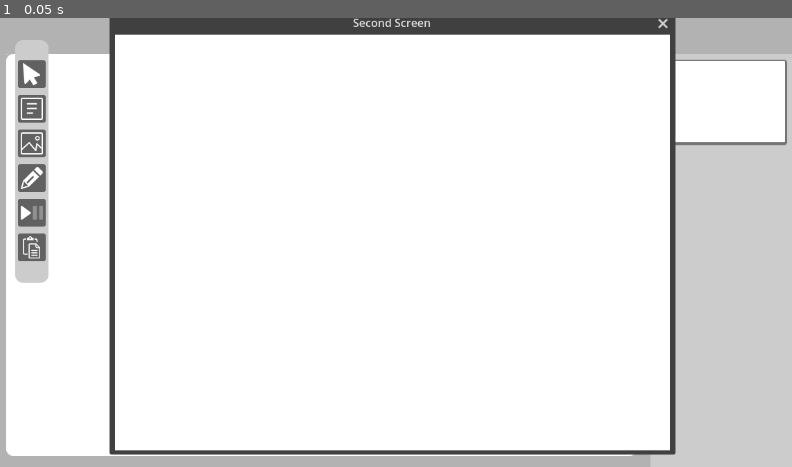
Above: before the commit, frame 1.
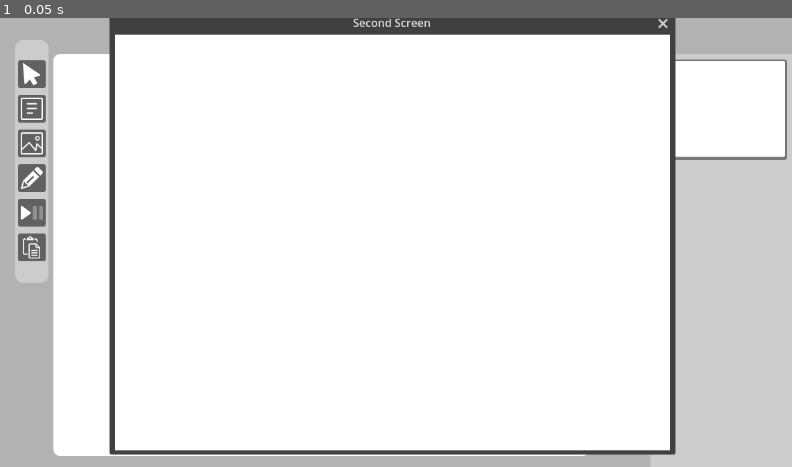
Above: after the commit, the same moment.

Repository: jmb462/GodotWhiteBoard
Game: Godot game, scene res://Main.tscn
Same seed, same stepped clock (60 frames per second), same inputs: the game is played once before the commit and once after it. The engine's default icon, where the game draws it, is replaced by a stand-in: a white triangle on a blue panel in a dark square.
Inputs:
- Up to frame 1 (0.05 s): no input

The runs differ from the first frame. In frame 1, 3.8% of the frame differs, in the area x 0-100%, y 8-98%.

Commit message:
Use saved preview on loading

Diff:
--- a/AnimatedList/AnimatedList.gd
+++ b/AnimatedList/AnimatedList.gd
@@ -44,8 +44,8 @@
 func create_item(p_index : int, p_texture : Texture2D = null, p_animated : bool = true) -> AnimatedItem:
 	var item : AnimatedItem = packed_item.instantiate()
 	item_container.add_child(item)
-	item.set_preview_scale(preview_scale)
 	if is_instance_valid(p_texture):
+		item.set_preview_scale(float(item_max_size_horizontal) / float(p_texture.get_size().x))
 		item.set_item_texture(p_texture)
 	item.position = get_item_position(p_index)
 	items.insert(p_index, item)
@@ -55,6 +55,10 @@
 		items[i].set_indexes(i)
 	autosize()
 	return item
+
+func set_item_texture(index : int, p_texture : Texture2D) -> void:
+	items[index].set_preview_scale(float(item_max_size_horizontal) / float(p_texture.get_size().x))
+	items[index].set_item_texture(p_texture)
 
 func autosize() -> void:
 	if items.size() == 0:
@@ -243,8 +247,8 @@
 				tween.set_ease(Tween.EASE_IN_OUT).set_trans(Tween.TRANS_EXPO)
 			tween.tween_property(p_item, "modulate:a", 1.0, animation_delay).from(0.0)
 			tween.parallel().tween_property(p_item, "scale", Vector2.ONE, animation_delay).from(Vector2(0.1,0.1))
-		if item_pos != expected_pos:
-			tween.parallel().set_ease(Tween.EASE_OUT).tween_property(items[i], "position:y", expected_pos.y, animation_delay)
+			if item_pos != expected_pos:
+				tween.parallel().set_ease(Tween.EASE_OUT).tween_property(items[i], "position:y", expected_pos.y, animation_delay)
 
 	if is_instance_valid(tween):
 		await tween.finished
--- a/Board/Board.gd
+++ b/Board/Board.gd
@@ -27,8 +27,6 @@
 
 func _ready() -> void:
 	connect_gui_input(_on_board_gui_input)
-	await get_tree().process_frame
-	whiteboard.size = size
 	emit_signal("board_created")
 	if uid == 0:
 		uid = ResourceUID.create_id()
@@ -36,7 +34,6 @@
 func _process(_delta : float) -> void:
 	if board_mode == G.BOARD_MODE.SELECT:
 		if not Input.is_action_pressed("selection_button"):
-			print("end selection by process")
 			end_select()
 
 func activate() -> void:
@@ -90,7 +87,6 @@
 				check_selected_widgets()
 
 func adapt_size(p_size : Vector2) -> void:
-	print("adpat resized")
 	size = p_size
 	viewport.size = p_size
 
@@ -128,7 +124,6 @@
 
 func ungroup() -> void:
 	for widget : Widget in temp_group.container.get_children():
-		print(widget)
 		widget.pin_marker(G.MARKER.TOP_LEFT)
 		var global_rotation : float = widget.get_global_transform().get_rotation()
 		set_child(widget)
@@ -313,7 +308,6 @@
 	emit_signal("widgets_count_modified", whiteboard.get_child_count() - 1)
 
 func _on_widget_changed() -> void:
-	print('board changed')
 	is_modified = true
 
 func get_container_rect(p_widgets : Array[Widget]) -> Rect2:
@@ -358,7 +352,6 @@
 		else:
 			print("Cannot restore a base widget")
 
-
 ## Returns an image of the board
 func get_thumbnail() -> Image:
 	var image : Image = viewport.get_texture().get_image()
--- a/Board/Board.tscn
+++ b/Board/Board.tscn
@@ -26,8 +26,6 @@
 anchors_preset = 15
 anchor_right = 1.0
 anchor_bottom = 1.0
-offset_right = 128.0
-offset_bottom = -32.0
 grow_horizontal = 2
 grow_vertical = 2
 size_flags_horizontal = 3
--- a/Document/Document.gd
+++ b/Document/Document.gd
@@ -39,3 +39,14 @@
 	if resource_path.begins_with("user://"):
 		return resource_path.get_base_dir()
 	return "user://Documents/%s/" % uid
+
+func get_preview_path(p_index : int) -> String:
+	if p_index >= boards.size():
+		return ""
+	return get_document_path() + '/' +str(boards[p_index].uid) + '_thumbnail.jpg'
+
+func is_empty() -> bool:
+	if boards.size() == 1:
+		if boards[0].widgets.size() == 0:
+			return true
+	return false
--- a/DocumentManager/DocumentTree/DocumentTree.tscn
+++ b/DocumentManager/DocumentTree/DocumentTree.tscn
@@ -10,6 +10,7 @@
 grow_horizontal = 2
 grow_vertical = 2
 size_flags_vertical = 3
+allow_reselect = true
 hide_root = true
 select_mode = 1
 script = ExtResource("1_eikl3")
--- a/MainBoard/MainBoard.gd
+++ b/MainBoard/MainBoard.gd
@@ -2,7 +2,7 @@
 
 ## Emitted when board is created or deleted or when current board changed.
 signal boards_changed(current_board : int, total_boards : int)
-
+signal saved
 ## Array of Board
 var boards : Array[Board] = []
 
@@ -39,11 +39,14 @@
 @onready var packed_board : PackedScene = preload("res://Board/Board.tscn")
 
 func _ready() -> void:
+
+	create_new_document()
+	_on_resized()
 	if not is_instance_valid(board):
 		add_board(current_board)
 	get_tree().get_root().connect("files_dropped", _on_drop)
-	create_new_document()
-	_on_resized()
+
+
 
 func create_new_document() -> void:
 	document = Document.new()
@@ -88,7 +91,7 @@
 func add_board(p_index : int) -> Board:
 	if is_instance_valid(board):
 		board.unfocus()
-		if board.is_modified:
+		if not is_loading:
 			save_thumbnail(board)
 	var new_board : Board = packed_board.instantiate()
 	board_signal_connect(new_board)
@@ -104,13 +107,8 @@
 
 	set_board(new_board)
 
-	await get_tree().process_frame
-
 	var preview_texture : ViewportTexture = new_board.viewport.get_texture()
 
-	var scale_factor : float = float(preview_list.item_max_size_horizontal) / float(preview_texture.get_size().x)
-
-	preview_list.preview_scale = scale_factor
 	var preview_item : AnimatedItem = preview_list.create_item(p_index + 1, preview_texture, false)
 	preview_list.select(preview_item.index)
 
@@ -134,7 +132,7 @@
 	change_board(current_board + 1)
 
 
-func change_board(p_index : int, delayed : bool = true) -> void:
+func change_board(p_index : int) -> void:
 	if p_index < 0:
 		return
 	board.set_mode(G.BOARD_MODE.NONE)
@@ -150,8 +148,6 @@
 	set_board(boards[current_board])
 
 	synchronize_display()
-	if delayed:
-		await get_tree().create_timer(0.1).timeout
 
 	show_only_current_board()
 
@@ -165,6 +161,8 @@
 func show_only_current_board() -> void:
 	for i : int in boards.size():
 		boards[i].visible = i == current_board
+		if boards[i].visible :
+			preview_list.set_item_texture(i, boards[i].viewport.get_texture())
 
 func clear_board_confirm() -> void:
 	clear_confirmation_dialog.popup_centered()
@@ -179,7 +177,7 @@
 
 func _on_boards_resized() -> void:
 	if is_instance_valid(boards_container):
-		#warning-ignore:INFERRED_DECLARATION
+
 		for each_board : Board in boards:
 			each_board.custom_minimum_size = board.size
 
@@ -225,18 +223,11 @@
 #
 func clear_display() -> void:
 	var displayed_widgets : Array = Display.presentation_screen.get_children()
-	if not displayed_widgets.is_empty():
-		var tween : Tween = create_tween()
-		for widget : Widget in displayed_widgets:
-			tween.set_parallel().set_trans(Tween.TRANS_CUBIC).set_ease(Tween.EASE_OUT)
-			tween.tween_property(widget, "modulate:a", 0.0, 0.2)
-		await tween.finished
-		if is_instance_valid(displayed_widgets):
-			for widget : Widget in displayed_widgets:
-				if is_instance_valid(widget):
-					if is_instance_valid(widget.master):
-						widget.master.clone = null
-					widget.queue_free()
+	for widget : Widget in displayed_widgets:
+		if is_instance_valid(widget):
+			if is_instance_valid(widget.master):
+				widget.master.clone = null
+			widget.queue_free()
 
 #
 # Clone each widget of board on display screen
@@ -258,7 +249,6 @@
 
 	boards.insert(p_index + 1, new_board)
 
-	await get_tree().process_frame
 	preview_list.create_item(p_index + 1, boards[p_index + 1].viewport.get_texture())
 	change_board(p_index + 1)
 
@@ -339,11 +329,11 @@
 	reset()
 	mask_boards()
 	for board_data : BoardData in p_document.boards:
-		await get_tree().process_frame
 		add_board(current_board)
 		board_data.restore(last_added_board)
-	await get_tree().process_frame
-	change_board(p_board_index, false)
+		var image : Image = Image.load_from_file(document.get_preview_path(current_board))
+		preview_list.set_item_texture(current_board, ImageTexture.create_from_image(image))
+	change_board(p_board_index)
 	mask_boards(false, p_document.boards.size())
 
 func _on_main_menu_saved_button_pressed() -> void:
@@ -360,16 +350,14 @@
 		is_loading = false
 
 func save_thumbnail(p_board : Board) -> void:
-	if not p_board.is_modified:
-		return
 	board.unfocus()
-	p_board.is_modified = false
 	await get_tree().process_frame
 	await get_tree().process_frame
 	save_document()
 	var thumbnail : Image = p_board.get_thumbnail()
 	var path : String = G.document_path + "/%s_thumbnail.jpg"%[p_board.uid]
 	thumbnail.save_jpg(path)
+	emit_signal("saved")
 
 func save_document() -> void:
 	if not DirAccess.dir_exists_absolute(G.document_path):
@@ -381,12 +369,17 @@
 
 
 func _on_tree_exiting() -> void:
-	if is_instance_valid(board):
-		if boards.size() > 1 or board.is_modified:
-			save_thumbnail(board)
+	if not document.is_empty():
+		save_thumbnail(board)
+		await self.saved
+		print("on enregistre l'enregistrement")
+	else:
+		print("on supprime l'enregistrement")
 
 
 func _on_main_menu_document_manager_requested() -> void:
+	save_thumbnail(board)
+	await saved
 	board_page.hide()
 	tool_palett.hide()
 	toggle_preview_panel.hide()
@@ -402,6 +395,7 @@
 
 
 func _on_document_manager_document_requested(p_document : Document, p_board_index : int) -> void:
+
 	_on_main_menu_board_requested()
 	main_menu.show_only_board_buttons()
 	load_document(p_document, p_board_index)
--- a/Widget/Buttons/Buttons.gd
+++ b/Widget/Buttons/Buttons.gd
@@ -111,11 +111,9 @@
 	emit_signal("text_size_pressed", 1)
 
 func _on_toggle_visible_button_down() -> void:
-	print("Buttons::_on_toggle_visible_button_down")
 	emit_signal("toggle_visible_pressed")
 
 func _on_close_button_down() -> void:
-	print("Buttons::_on_close_button_down")
 	emit_signal("close_pressed")
 
 func _on_text_color_pressed() -> void:
